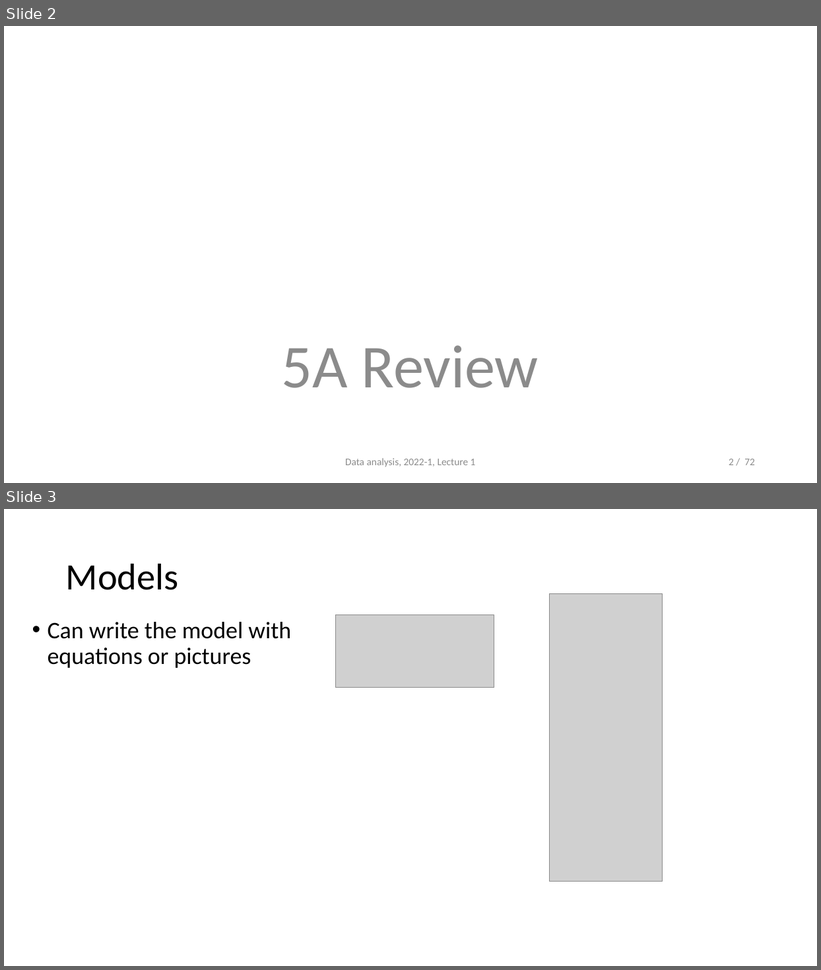
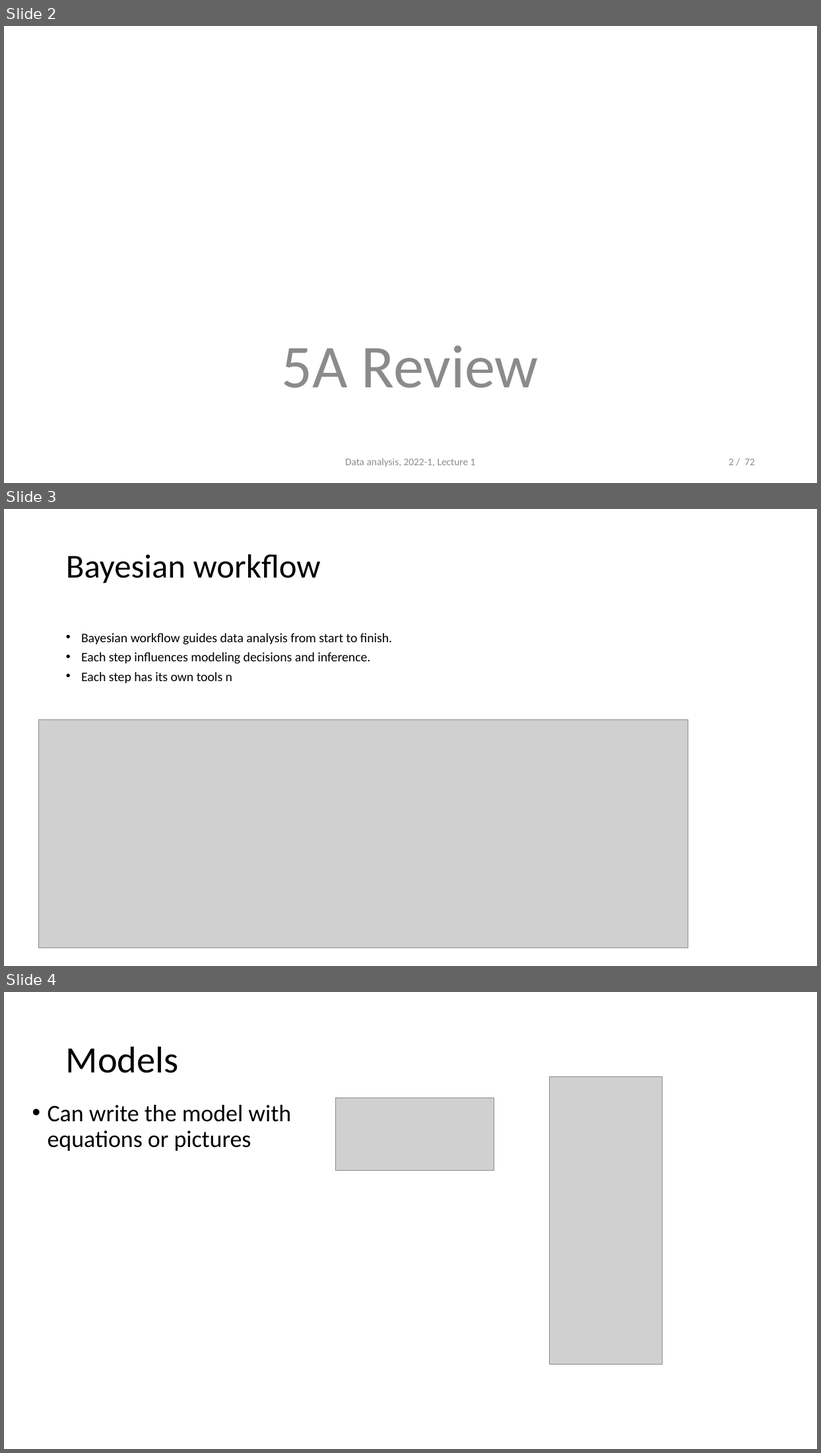
Before and after one commit to opherdonchin/StatisticalComputationAndAnalysis, a slide deck: Lectures/Lecture 5 MCMC.pptx. Shown one above the other, each under a label of ours: slides 2 and 3 before the commit, slides 2, 3 and 4 after it. The pictures are 821x970 and 821x1453 pixels, drawn with LibreOffice and Linux fonts; fonts in the diff are those of the drawing; grey boxes stand for pictures. Boxes give left, top, right and bottom in pixels: in the first picture for what was removed or moved away, otherwise in the second. Text is boxed around its words. In the diff, an @@ line names an element or a change of style, - is before the commit and + after.

```diff
--- a/Lectures/Lecture 5 MCMC.pptx
+++ b/Lectures/Lecture 5 MCMC.pptx
@@ slide 3 added at <box>4,509,817,966</box>, background #FFFFFF @@
@@ title added at <box>66,554,321,584</box>, 39.6 pt, text #000000 @@
+Bayesian workflow
@@ text added at <box>81,633,392,684</box>, 15.4 pt, text #000000 @@
+• Bayesian workflow guides data analysis from start to finish.
+• Each step influences modeling decisions and inference.
+• Each step has its own tools n
@@ picture added at <box>39,720,688,948</box> @@
@@ what was slide 3 is now slide 4 @@
```
Also in this commit, not shown: 18 other files.
